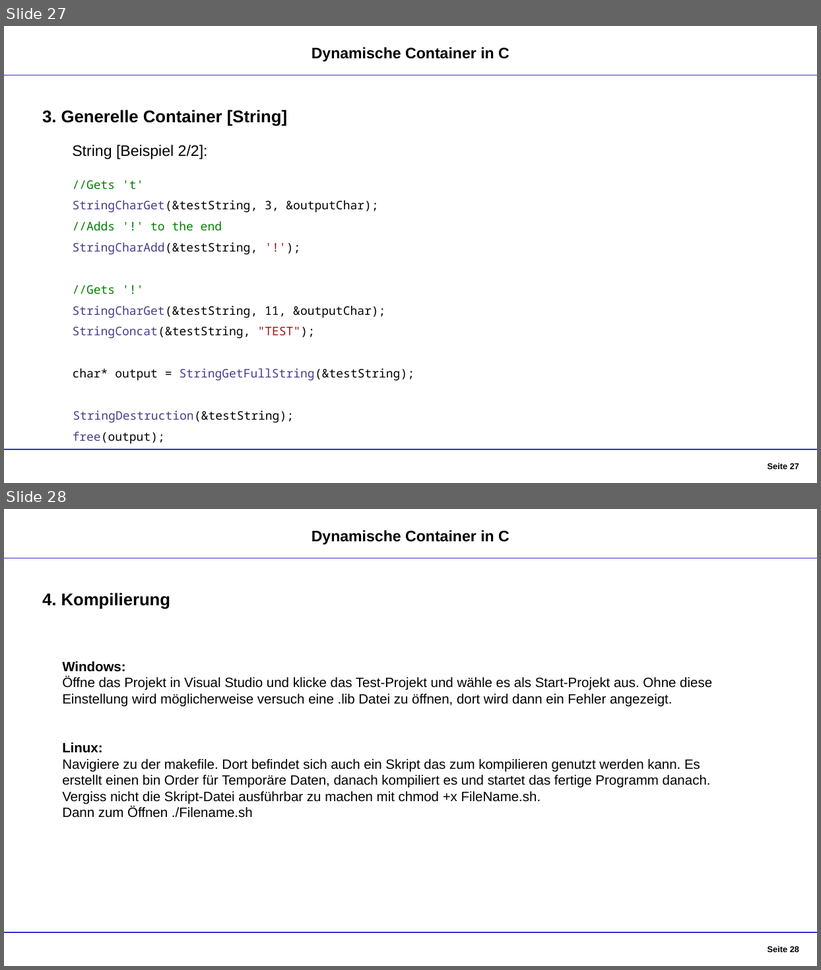
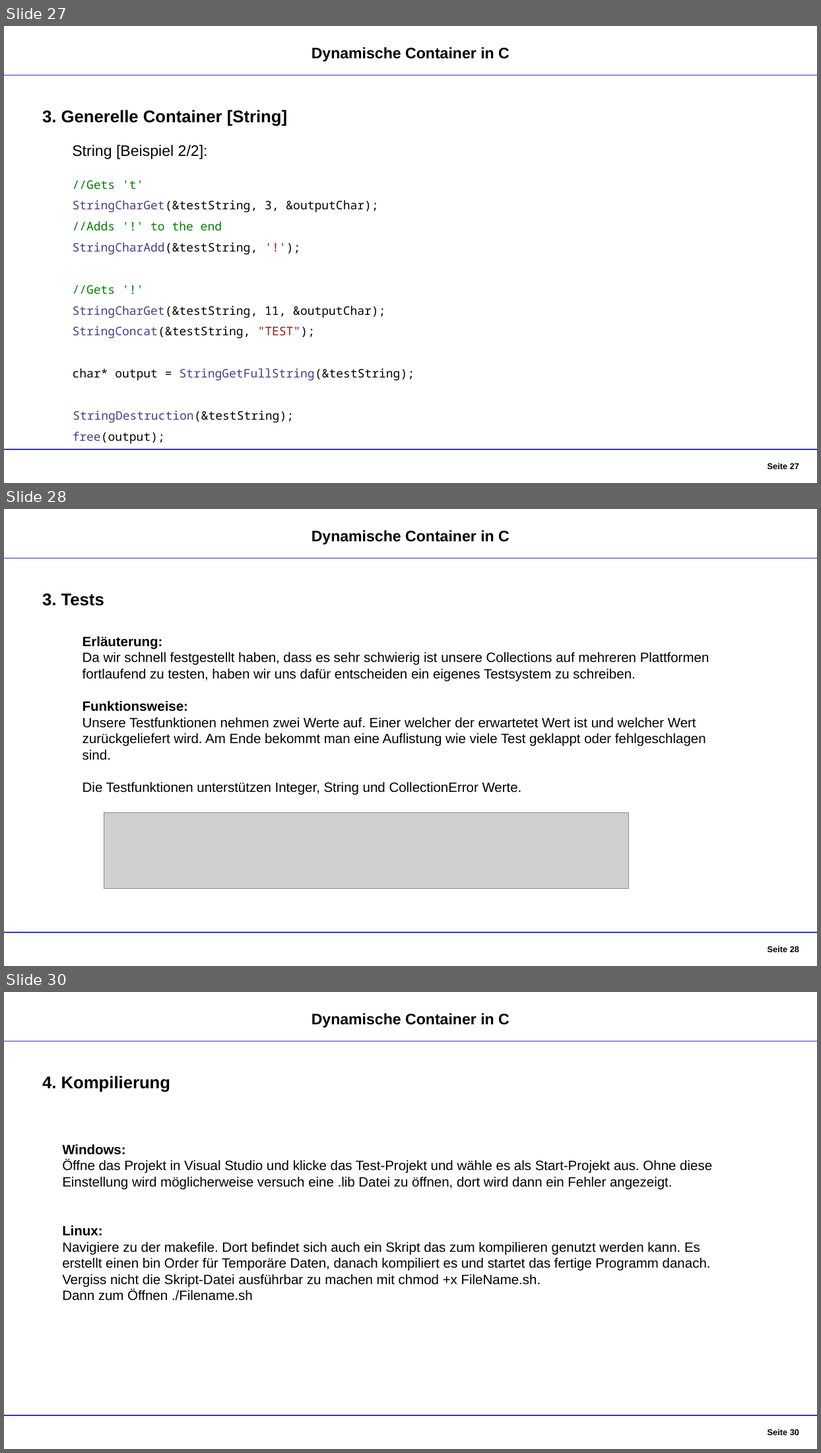
Before and after one commit to DennisGoss99/InPr_DynamicCollections, a slide deck: Dokumentation/Container - Präsentation.pptx. Shown one above the other, each under a label of ours: slides 27 and 28 before the commit, slides 27, 28 and 30 after it; the slides between them are not shown. The pictures are 821x970 and 821x1453 pixels, drawn with LibreOffice and Linux fonts; fonts in the diff are those of the drawing; grey boxes stand for pictures. Boxes give left, top, right and bottom in pixels: in the first picture for what was removed or moved away, otherwise in the second. Text is boxed around its words. In the diff, an @@ line names an element or a change of style, - is before the commit and + after.

```diff
--- a/Dokumentation/Container - Präsentation.pptx
+++ b/Dokumentation/Container - Präsentation.pptx
@@ slide 28 added at (x1=4, y1=509, x2=817, y2=966), background #FFFFFF @@
@@ text added at (x1=312, y1=530, x2=510, y2=545), 18 pt, text #000000, bold @@
+Dynamische Container in C
@@ line added from (4, 559) to (817, 559), #3333CC 1.25 pt @@
@@ text added at (x1=42, y1=593, x2=104, y2=606), 20 pt, text #000000, bold @@
+3. Tests
@@ text added at (x1=83, y1=636, x2=710, y2=795), 16 pt, text #000000 @@
+Erläuterung:
+Da wir schnell festgestellt haben, dass es sehr schwierig ist unsere Collections auf mehreren Plattformen fortlaufend zu testen, haben wir uns dafür entscheiden ein eigenes Testsystem zu schreiben.
+Funktionsweise:
+Unsere Testfunktionen nehmen zwei Werte auf. Einer welcher der erwartetet Wert ist und welcher Wert zurückgeliefert wird. Am Ende bekommt man eine Auflistung wie viele Test geklappt oder fehlgeschlagen sind.
+Die Testfunktionen unterstützen Integer, String und CollectionError Werte.
@@ picture added at (x1=104, y1=813, x2=629, y2=889) @@
@@ line added from (4, 933) to (817, 933), #3333CC 1.25 pt @@
@@ page number added at (x1=768, y1=946, x2=799, y2=955), 10 pt, text #000000, bold @@
+Seite 28
@@ what was slide 28 is now slide 30 @@
@@ page number at (x1=768, y1=1429, x2=799, y2=1436): text changed @@
-Seite 28
+Seite 30
```
Also in this commit, not shown: 1 other slide added.
